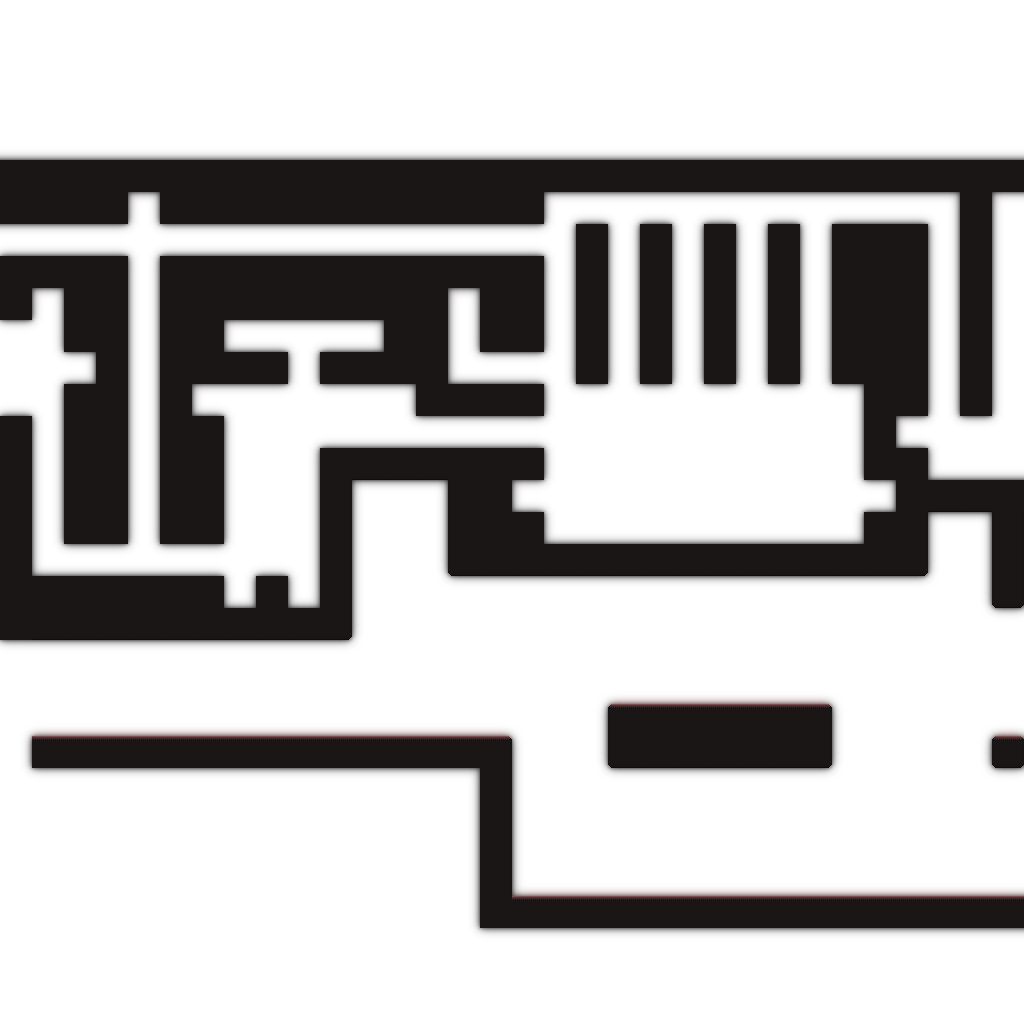
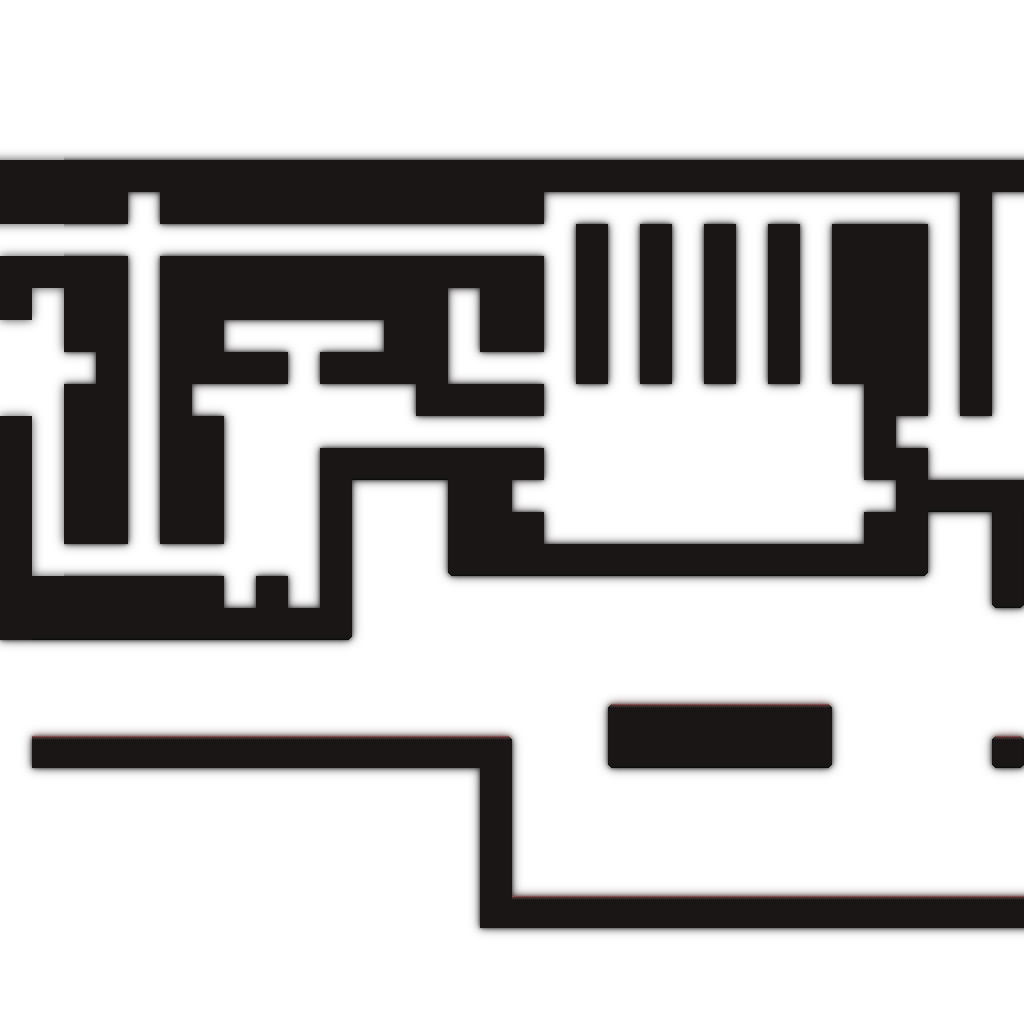
Comparing the layer stacks of the two 1024x1024 images. Changes:
painted on "Layer 8 copy" over [0, 155, 64, 576]
